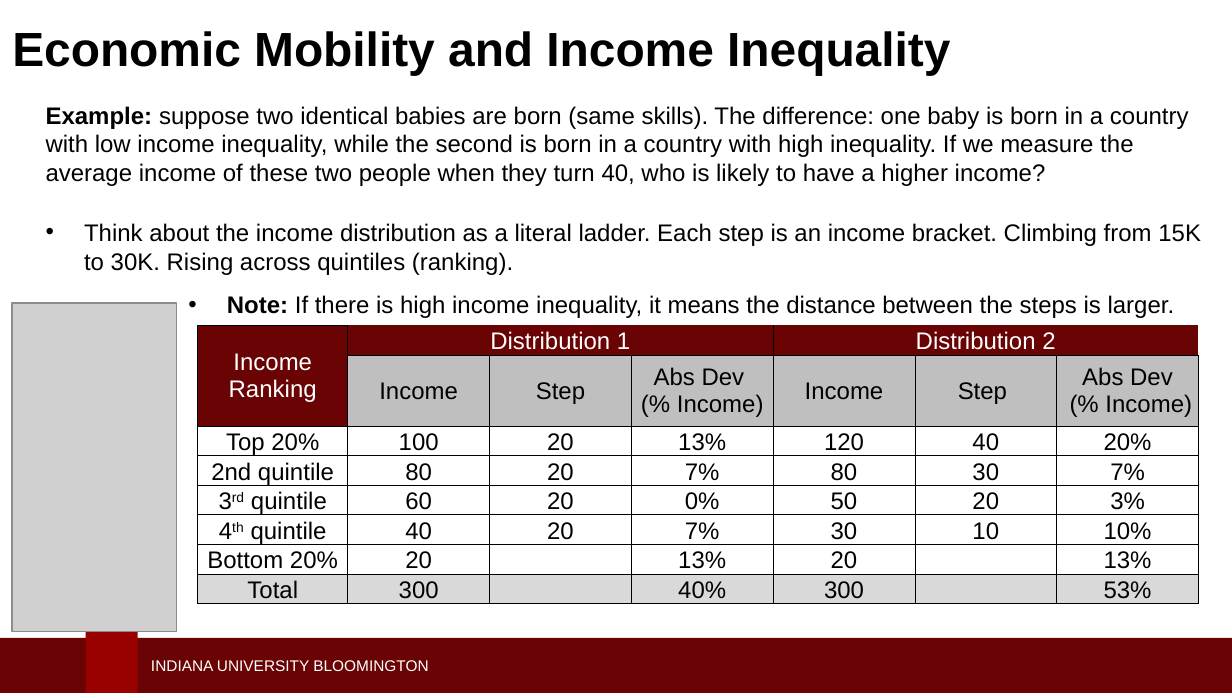
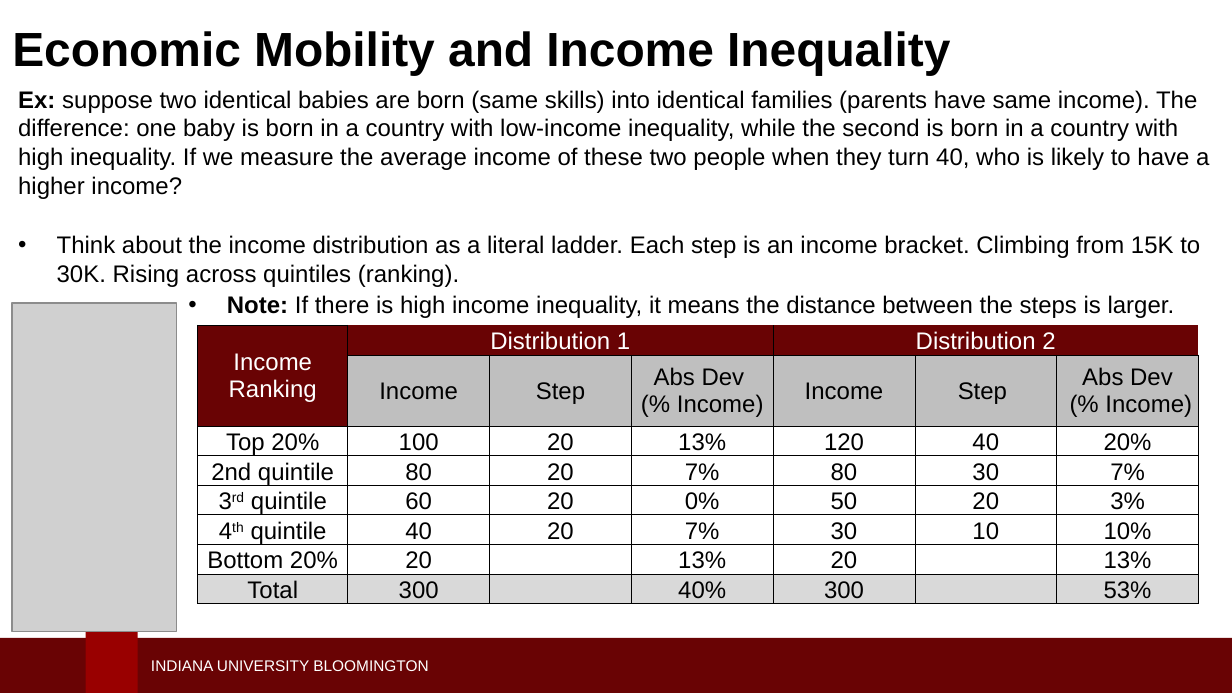
Before and after one commit to LuisNavarro07/Personal_Website, a slide deck: slide 17 of content/teaching/v202/slides/11_Poverty_Income_Inequality.pptx. Drawn at 1232x693 pixels with LibreOffice and Linux fonts; fonts in the diff are those of the drawing; grey boxes stand for pictures; background and template pictures are left out. Boxes give left, top, right and bottom in pixels: in the first picture for what was removed or moved away, otherwise in the second. Text is boxed around its words. In the diff, an @@ line names an element or a change of style, - is before the commit and + after.

```diff
--- a/content/teaching/v202/slides/11_Poverty_Income_Inequality.pptx
+++ b/content/teaching/v202/slides/11_Poverty_Income_Inequality.pptx
@@ text "Ex: suppose two identical babies ...": place and size @@
-text "Ex: suppose two identical babies ..." at (46,106,1201,275)
+text "Ex: suppose two identical babies ..." at (18,90,1209,287)
@@ text at (18,90,1209,199): text changed @@
-Example: suppose two identical babies are born (same skills). The difference: one baby is born in a country with low income inequality, while the second is born in a country with high inequality. If we measure the average income of these two people when they turn 40, who is likely to have a higher income?
+Ex: suppose two identical babies are born (same skills) into identical families (parents have same income). The difference: one baby is born in a country with low-income inequality, while the second is born in a country with high inequality. If we measure the average income of these two people when they turn 40, who is likely to have a higher income?
```
Also in this commit, not shown: 1 other slide changed, 41 other files.
